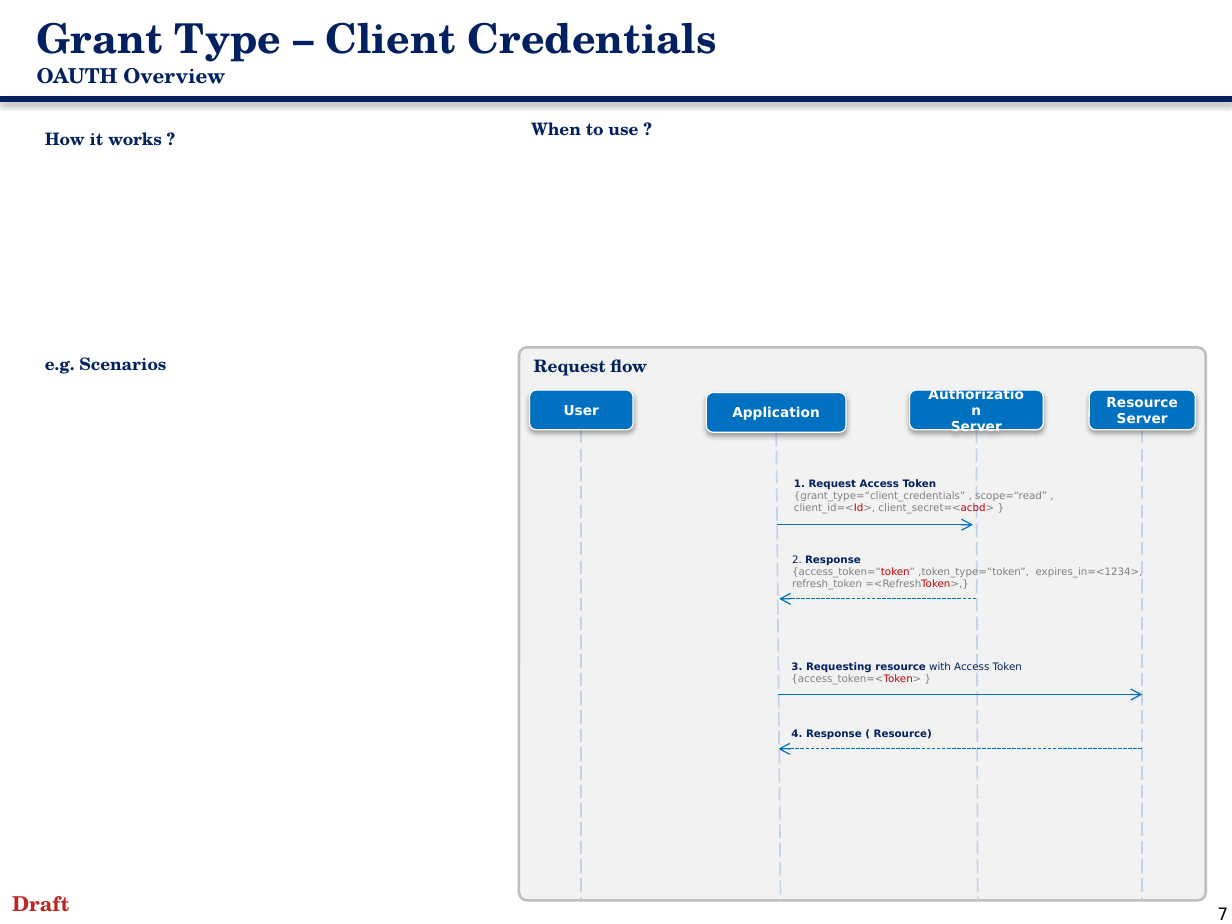
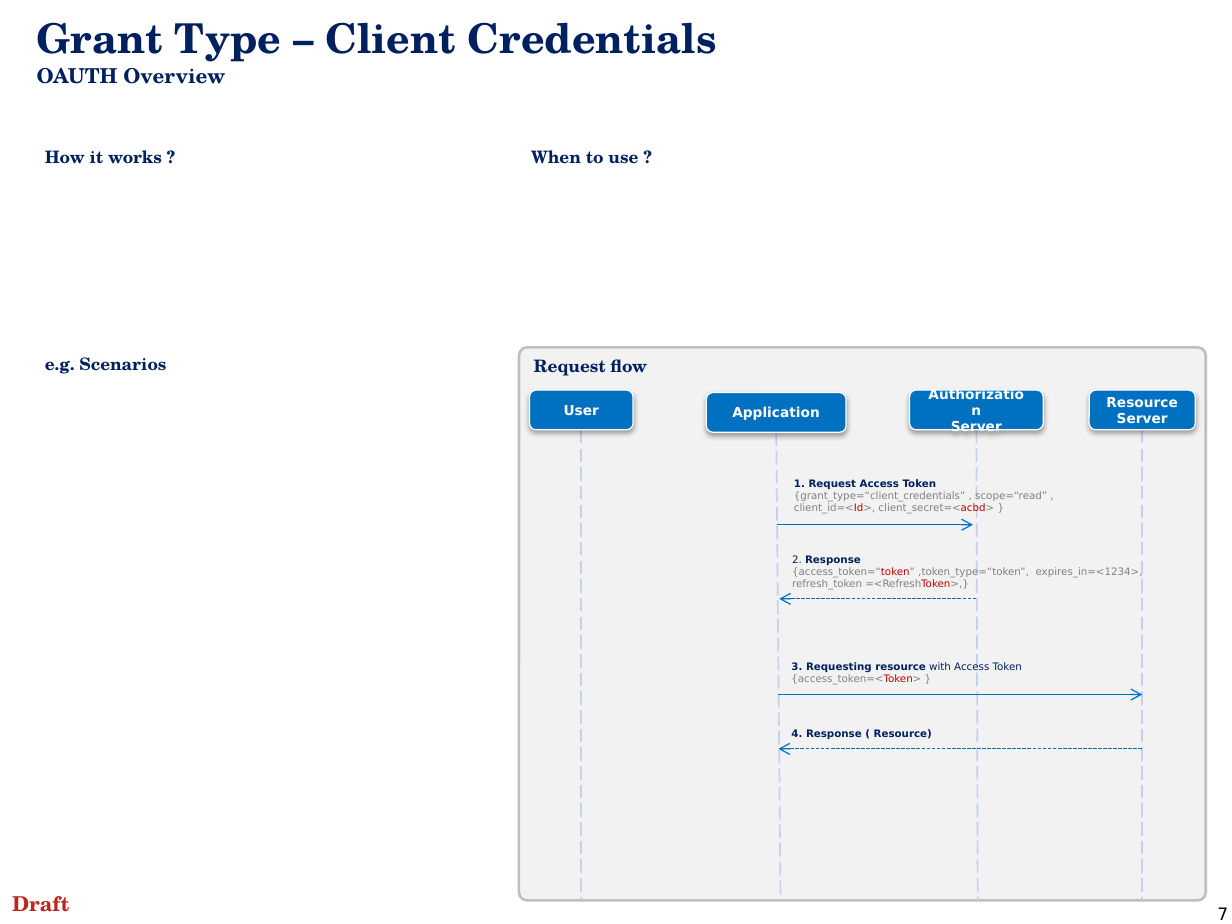
Before and after one commit to ramamenda/Security, a slide deck: slide 7 of OAUTH 2 Overview.pptx. Drawn at 1232x924 pixels with LibreOffice and Linux fonts; fonts in the diff are those of the drawing. Boxes give left, top, right and bottom in pixels: in the first picture for what was removed or moved away, otherwise in the second. Text is boxed around its words. In the diff, an @@ line names an element or a change of style, - is before the commit and + after.

```diff
--- a/OAUTH 2 Overview.pptx
+++ b/OAUTH 2 Overview.pptx
@@ line removed from (0, 99) to (1232, 99) @@
@@ text "How it works ?": place and size @@
-text "How it works ?" at (45,132,162,146)
+text "How it works ?" at (45,150,162,164)
@@ text "When to use ?": place and size @@
-text "When to use ?" at (531,122,638,136)
+text "When to use ?" at (531,150,638,164)
```
Also in this commit, not shown: 10 other slides changed, 2 slides removed.
